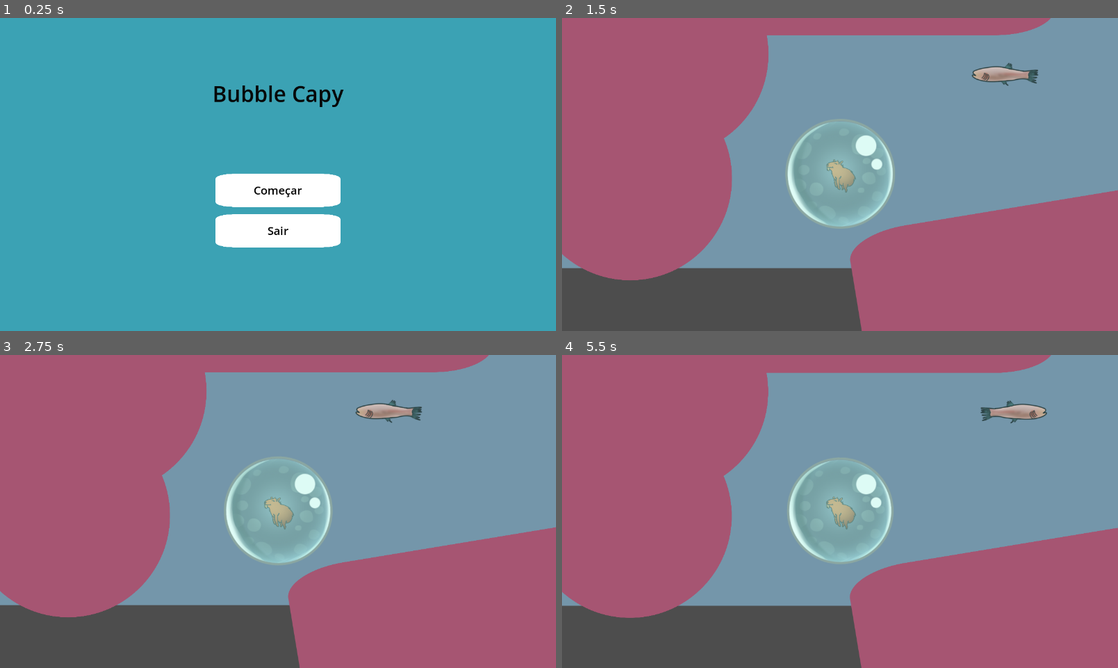
Above: before the commit, frames 1-4 (two rows, left to right).
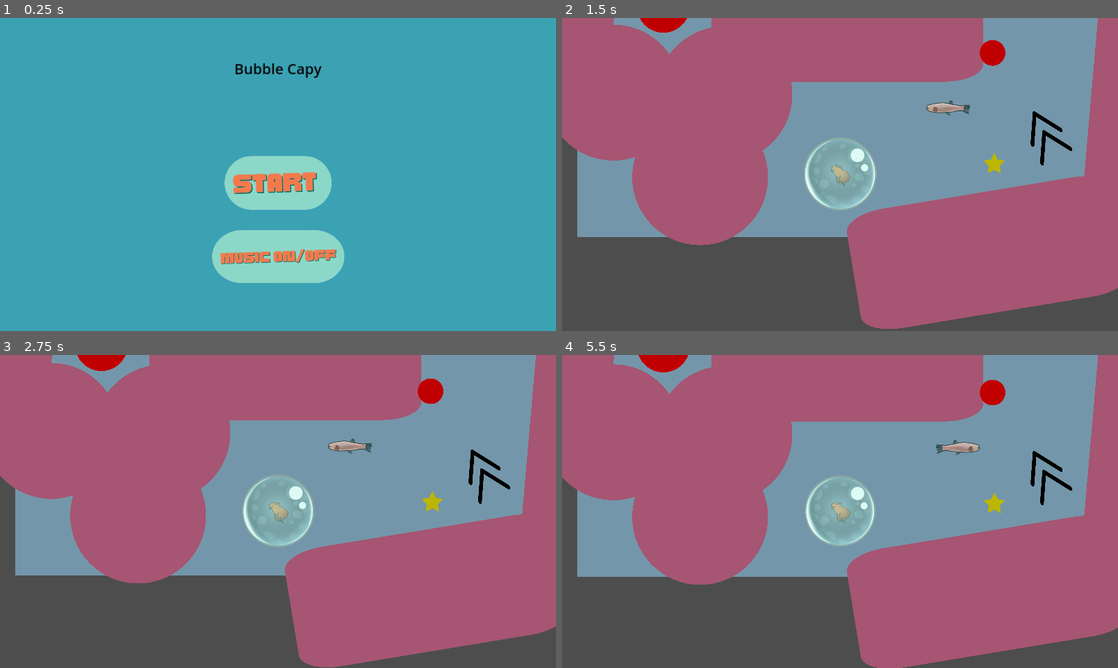
Above: after the commit, the same moments.

Repository: egonaraujo/random-splash
Game: Godot game, scene res://scenes/MainMenu/MainMenu.tscn
Same seed, same stepped clock (60 frames per second), same inputs: the game is played once before the commit and once after it.
Inputs (mouse positions are in pixels of both pictures, inside the frame that each line leads up to):
- Up to frame 1 (0.25 s): no input
- Up to frame 2 (1.5 s): click (840, 255) at 0.52 s; click (840, 190) at 1.27 s
- Up to frame 3 (2.75 s): move the mouse to (400, 495) at 2.02 s; click (400, 495) at 2.17 s
- Up to frame 4 (5.5 s): move the mouse to (728, 527) at 2.77 s; click (728, 527) at 2.92 s; move the mouse to (895, 442) at 3.52 s; click (895, 442) at 3.67 s; move the mouse to (812, 574) at 4.27 s; click (812, 574) at 4.42 s; move the mouse to (1006, 558) at 5.02 s; click (1006, 558) at 5.17 s

The runs differ from the first frame. In frame 1, 9.1% of the frame differs, in the area x 38-62%, y 14-85%; in frame 2, 31%, in the area x 0-100%, y 0-100%; in frame 3, 31%; in frame 4, 31%.

Commit message:
updates

Diff:
--- a/UI/StandardButton.tscn
+++ /dev/null
@@ -1,35 +0,0 @@
-[gd_scene load_steps=3 format=3 uid="uid://8bt1c0poof2o"]
-
-[ext_resource type="Texture2D" uid="uid://vxl1n4wdbu8q" path="res://shapes/rounded-square.png" id="1_hka1s"]
-
-[sub_resource type="LabelSettings" id="LabelSettings_gc4f0"]
-font_size = 26
-font_color = Color(0, 0, 0, 1)
-
-[node name="StandardButton" type="TextureButton"]
-anchors_preset = 5
-anchor_left = 0.5
-anchor_right = 0.5
-offset_left = -168.0
-offset_top = 320.0
-offset_right = 168.0
-offset_bottom = 409.0
-grow_horizontal = 2
-texture_normal = ExtResource("1_hka1s")
-ignore_texture_size = true
-stretch_mode = 0
-
-[node name="CenterContainer" type="CenterContainer" parent="."]
-layout_mode = 1
-anchors_preset = 15
-anchor_right = 1.0
-anchor_bottom = 1.0
-grow_horizontal = 2
-grow_vertical = 2
-
-[node name="Label" type="Label" parent="CenterContainer"]
-layout_mode = 2
-text = "Start"
-label_settings = SubResource("LabelSettings_gc4f0")
-horizontal_alignment = 1
-vertical_alignment = 1
--- a/project.godot
+++ b/project.godot
@@ -25,6 +25,7 @@
 window/size/viewport_height=1080
 window/size/window_width_override=1280
 window/size/window_height_override=720
+window/stretch/mode="canvas_items"
 
 [layer_names]
 
--- a/scenes/MainGame/MainGame.tscn
+++ b/scenes/MainGame/MainGame.tscn
@@ -8,6 +8,8 @@
 [ext_resource type="PackedScene" uid="uid://c8ynp2rpf5vf6" path="res://scenes/MainGame/PushField.tscn" id="6_v4tyl"]
 [ext_resource type="PackedScene" uid="uid://lj1ye2taylqp" path="res://scenes/MainGame/Obstacles/peixe.tscn" id="7_fjqr2"]
 [ext_resource type="PackedScene" uid="uid://dorm1h4qxeub0" path="res://scenes/MainGame/Obstacles/espinho.tscn" id="8_32pr5"]
+[ext_resource type="PackedScene" uid="uid://pjs7qa53qkjt" path="res://scenes/MainGame/Powerups/invincibility.tscn" id="9_x78ee"]
+[ext_resource type="Script" path="res://scenes/MainGame/checkpoint.gd" id="10_rys7l"]
 
 [sub_resource type="CircleShape2D" id="CircleShape2D_tnil1"]
 radius = 237.034
@@ -15,6 +17,9 @@
 [sub_resource type="CapsuleShape2D" id="CapsuleShape2D_aviu0"]
 radius = 201.864
 height = 981.193
+
+[sub_resource type="RectangleShape2D" id="RectangleShape2D_b6k1w"]
+size = Vector2(100, 100)
 
 [node name="MainGame" type="Node2D"]
 script = ExtResource("1_hfcji")
@@ -141,9 +146,6 @@
 [node name="PeixeEstranho" parent="." instance=ExtResource("7_fjqr2")]
 position = Vector2(1020, 471)
 
-[node name="PeixeEstranho2" parent="." instance=ExtResource("7_fjqr2")]
-position = Vector2(537, -86)
-
 [node name="Espinho" parent="." instance=ExtResource("8_32pr5")]
 position = Vector2(18, 118)
 
@@ -151,4 +153,15 @@
 position = Vector2(1155, 279)
 scale = Vector2(0.0484301, 0.0484301)
 
+[node name="Invincibility" parent="." instance=ExtResource("9_x78ee")]
+
+[node name="Checkpoint" type="Area2D" parent="."]
+position = Vector2(377, -143)
+script = ExtResource("10_rys7l")
+
+[node name="CollisionShape2D" type="CollisionShape2D" parent="Checkpoint"]
+shape = SubResource("RectangleShape2D_b6k1w")
+metadata/_edit_lock_ = true
+
 [connection signal="player_died" from="Player" to="." method="_on_player_player_died"]
+[connection signal="body_entered" from="Checkpoint" to="Checkpoint" method="_on_body_entered"]
--- /dev/null
+++ b/scenes/MainGame/Powerups/invincibility.tscn
@@ -0,0 +1,22 @@
+[gd_scene load_steps=4 format=3 uid="uid://pjs7qa53qkjt"]
+
+[ext_resource type="Texture2D" uid="uid://bdn1g543rtyng" path="res://shapes/star.png" id="1_2n27e"]
+[ext_resource type="Script" path="res://scenes/MainGame/invincibility.gd" id="2_8ama8"]
+
+[sub_resource type="CircleShape2D" id="CircleShape2D_0nc5d"]
+radius = 664.451
+
+[node name="Invincibility" type="Sprite2D"]
+self_modulate = Color(0.732247, 0.712416, 0, 1)
+position = Vector2(1161, 659)
+scale = Vector2(0.0392456, 0.0392456)
+texture = ExtResource("1_2n27e")
+
+[node name="StaticBody2D" type="Area2D" parent="."]
+collision_layer = 8
+script = ExtResource("2_8ama8")
+
+[node name="CollisionShape2D" type="CollisionShape2D" parent="StaticBody2D"]
+shape = SubResource("CircleShape2D_0nc5d")
+
+[connection signal="body_entered" from="StaticBody2D" to="StaticBody2D" method="_on_body_entered"]
--- /dev/null
+++ b/scenes/MainGame/checkpoint.gd
@@ -0,0 +1,8 @@
+extends Area2D
+
+signal player_entered_checkpoint
+
+func _on_body_entered(body: Node2D) -> void:
+	if body.has_method("gainOxygen") :
+		body.gainOxygen(100)
+	player_entered_checkpoint.emit(self)
--- a/scenes/MainGame/game_manager.gd
+++ b/scenes/MainGame/game_manager.gd
@@ -1,5 +1,13 @@
 extends Node2D
 class_name GameManager
 
+var timer:float = 0
+
+func _ready() -> void:
+	timer = 0
+
 func _on_player_player_died() -> void:
 	get_tree().change_scene_to_file.bind("res://scenes/MainMenu/MainMenu.tscn").call_deferred()
+
+func _process(delta: float) -> void:
+	timer += delta
--- /dev/null
+++ b/scenes/MainGame/invincibility.gd
@@ -0,0 +1,6 @@
+extends Area2D
+
+func _on_body_entered(body: Node2D) -> void:
+	if body.has_method("grantInvincibility"):
+		body.grantInvincibility(4)
+	get_parent().queue_free()
--- a/scenes/MainGame/input_force.gd
+++ b/scenes/MainGame/player.gd
@@ -1,4 +1,6 @@
 extends RigidBody2D
+
+class_name Player
 
 @export_group("Click Input")
 @export var power : float = 100
@@ -13,7 +15,10 @@
 @onready var originalSpriteScale:Vector2 = $Sprite.scale
 @onready var originalColliderScale:Vector2 = $CollisionShape2D.scale
 
+var invincibilityTimer:float = 0
 var bubbleRotationAnimation:float = 0.12
+
+func IsInvincible() -> bool: return invincibilityTimer > 0
 
 #Signals
 signal player_died()
@@ -23,6 +28,7 @@
 	max_contacts_reported = 1
 
 func _physics_process(delta: float) -> void:
+	processPowerups(delta)
 	processOxygen(delta)
 	processInput()
 	$Sprite.rotate(bubbleRotationAnimation*delta)
@@ -31,7 +37,15 @@
 		bubbleRotationAnimation *= -1 #change rotation
 
 
+func processPowerups(delta: float) -> void:
+	if IsInvincible():
+		invincibilityTimer -= delta
+		if !IsInvincible():
+			$Sprite.self_modulate = Color(1.0,1.0,1.0,1.0)
+
 func processOxygen(delta:float) -> void:
+	if IsInvincible():
+		return
 	oxygen -= oxygenLossPerSec * delta
 	if oxygen <= 0:
 		player_died.emit()
@@ -57,35 +71,25 @@
 		var boost = direction.normalized() * power * boostStrength
 		apply_central_force(boost)
 
-func _draw() -> void:
-	return #comment to get gizmos
-	draw_circle(get_global_mouse_position(), maxRadius, Color.DARK_BLUE)
-	draw_circle(get_global_mouse_position(), minRadius, Color.AQUA)
-
-
 func _on_body_entered(body: Node) -> void:
-	var physicsBody:PhysicsBody2D = null
-	if body is PhysicsBody2D:
-		physicsBody = body
-	else:
-		for child in body.get_children():
-			if child is PhysicsBody2D:
-				physicsBody = child
-				break
+	var physicsBody:PhysicsBody2D = body
 
 	match physicsBody.collision_layer:
 		Enums.CollisionLayers.Walls:
+			if IsInvincible():
+				return
 			oxygen -= oxygenLossPerImpact
 
 		Enums.CollisionLayers.Killer:
+			if IsInvincible():
+				return
 			oxygen = 0
-
-		Enums.CollisionLayers.Powerup:
-			if physicsBody.has_method("activatePowerup"):
-				physicsBody.activatePowerup(self)
-
 	processOxygen(0)
 
-func gainOxygen(amount :float) -> void:
-	oxygen += amount
+func gainOxygen(amount: float) -> void:
+	oxygen = clamp(oxygen + amount,-10, 100)
 	processOxygen(0)
+
+func grantInvincibility(time: float) -> void:
+	invincibilityTimer = time
+	$Sprite.self_modulate = Color(0.36,0.36,0.36,1.0)
--- a/scenes/MainGame/player.tscn
+++ b/scenes/MainGame/player.tscn
@@ -1,6 +1,6 @@
 [gd_scene load_steps=7 format=3 uid="uid://dd2wmljmibo22"]
 
-[ext_resource type="Script" path="res://scenes/MainGame/input_force.gd" id="1_qmsfi"]
+[ext_resource type="Script" path="res://scenes/MainGame/player.gd" id="1_qmsfi"]
 [ext_resource type="Texture2D" uid="uid://clbnjll3epv0j" path="res://scenes/MainGame/Sprites/Bolha.png" id="2_rbkmd"]
 [ext_resource type="Texture2D" uid="uid://cevxarn72scd7" path="res://scenes/MainGame/Sprites/Bolhas.png" id="3_p3e72"]
 [ext_resource type="Texture2D" uid="uid://bjqbu5piwp661" path="res://scenes/MainGame/Sprites/Capivara.png" id="4_gmbs1"]
--- a/scenes/MainMenu/MainMenu.tscn
+++ b/scenes/MainMenu/MainMenu.tscn
@@ -1,8 +1,9 @@
-[gd_scene load_steps=5 format=3 uid="uid://dhcwrdljag3ty"]
+[gd_scene load_steps=6 format=3 uid="uid://dhcwrdljag3ty"]
 
 [ext_resource type="Texture2D" uid="uid://c7dl8yypj3df4" path="res://shapes/square.png" id="1_bp64k"]
 [ext_resource type="Script" path="res://scenes/MainMenu/main_menu.gd" id="1_kq0tu"]
-[ext_resource type="PackedScene" uid="uid://8bt1c0poof2o" path="res://UI/StandardButton.tscn" id="2_ew6ds"]
+[ext_resource type="Texture2D" uid="uid://b004vpnxwkb0q" path="res://UI/StartButton.png" id="3_r18os"]
+[ext_resource type="Texture2D" uid="uid://5t65fchlekmu" path="res://UI/MusicOnOff.png" id="4_i1m3e"]
 
 [sub_resource type="LabelSettings" id="LabelSettings_bcmav"]
 font_size = 50
@@ -15,34 +16,15 @@
 anchor_bottom = 1.0
 grow_horizontal = 2
 grow_vertical = 2
+size_flags_horizontal = 4
+size_flags_vertical = 4
 script = ExtResource("1_kq0tu")
 
 [node name="Background" type="Sprite2D" parent="."]
 self_modulate = Color(0.230272, 0.635105, 0.704183, 1)
-position = Vector2(648.5, 379.5)
-scale = Vector2(0.719306, 0.426898)
+position = Vector2(960, 532)
+scale = Vector2(1.07217, 0.611059)
 texture = ExtResource("1_bp64k")
-
-[node name="ComecarButton" parent="." instance=ExtResource("2_ew6ds")]
-layout_mode = 1
-anchors_preset = 8
-anchor_top = 0.5
-anchor_bottom = 0.5
-offset_top = -8.0
-offset_bottom = 81.0
-grow_vertical = 2
-
-[node name="Label" parent="ComecarButton/CenterContainer" index="0"]
-text = "Começar"
-
-[node name="SairButton" parent="." instance=ExtResource("2_ew6ds")]
-layout_mode = 1
-offset_top = 445.0
-offset_bottom = 534.0
-
-[node name="Label" parent="SairButton/CenterContainer" index="0"]
-text = "Sair
-"
 
 [node name="CenterContainer" type="CenterContainer" parent="."]
 layout_mode = 1
@@ -57,8 +39,30 @@
 "
 label_settings = SubResource("LabelSettings_bcmav")
 
-[connection signal="pressed" from="ComecarButton" to="." method="_on_comecar_button_pressed"]
-[connection signal="pressed" from="SairButton" to="." method="_on_sair_button_pressed"]
+[node name="CenterContainer2" type="CenterContainer" parent="."]
+layout_mode = 1
+anchors_preset = 10
+anchor_right = 1.0
+offset_top = 312.0
+offset_bottom = 1080.0
+grow_horizontal = 2
 
-[editable path="ComecarButton"]
-[editable path="SairButton"]
+[node name="VBoxContainer" type="VBoxContainer" parent="CenterContainer2"]
+layout_mode = 2
+theme_override_constants/separation = 63
+alignment = 1
+
+[node name="StartButton" type="TextureButton" parent="CenterContainer2/VBoxContainer"]
+layout_mode = 2
+texture_normal = ExtResource("3_r18os")
+texture_pressed = ExtResource("3_r18os")
+stretch_mode = 3
+
+[node name="MusicButton" type="TextureButton" parent="CenterContainer2/VBoxContainer"]
+layout_mode = 2
+texture_normal = ExtResource("4_i1m3e")
+texture_pressed = ExtResource("4_i1m3e")
+stretch_mode = 3
+
+[connection signal="button_down" from="CenterContainer2/VBoxContainer/StartButton" to="." method="_on_start_button_button_down"]
+[connection signal="button_down" from="CenterContainer2/VBoxContainer/MusicButton" to="." method="_on_music_button_button_down"]
--- a/scenes/MainMenu/main_menu.gd
+++ b/scenes/MainMenu/main_menu.gd
@@ -2,8 +2,8 @@
 
 class_name MainMenu
 
-func _on_comecar_button_pressed() -> void:
+func _on_start_button_button_down() -> void:
 	get_tree().change_scene_to_file("res://scenes/MainGame/MainGame.tscn")
 
-func _on_sair_button_pressed() -> void:
-	get_tree().quit()
+func _on_music_button_button_down() -> void:
+	pass # Replace with function body.
Binary file changed: UI/MusicOnOff.png
Binary file changed: UI/StartButton.png
Not shown: 1 places in scenes/MainGame/MainGame.tscn that only renumber resources
